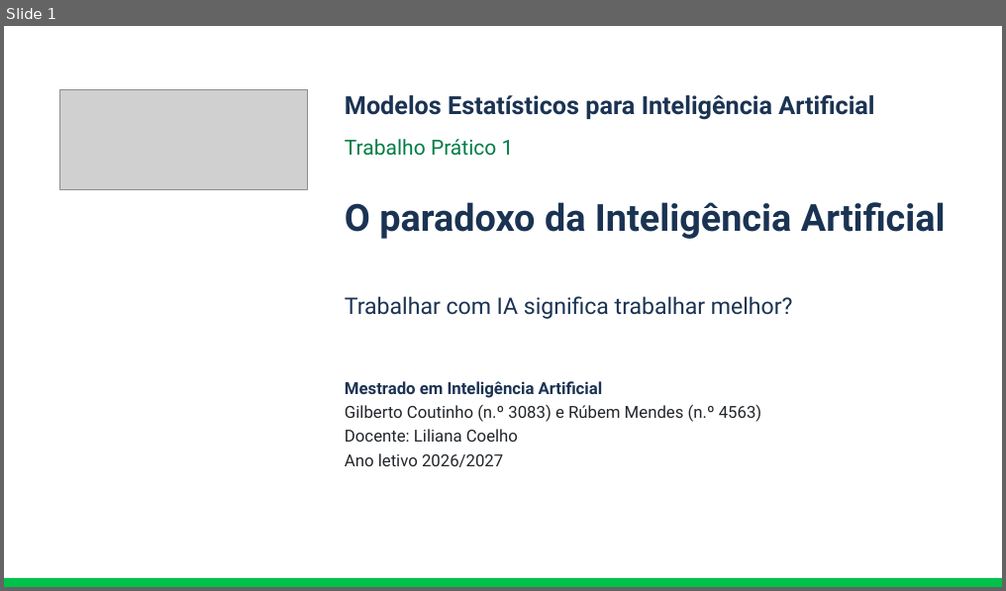
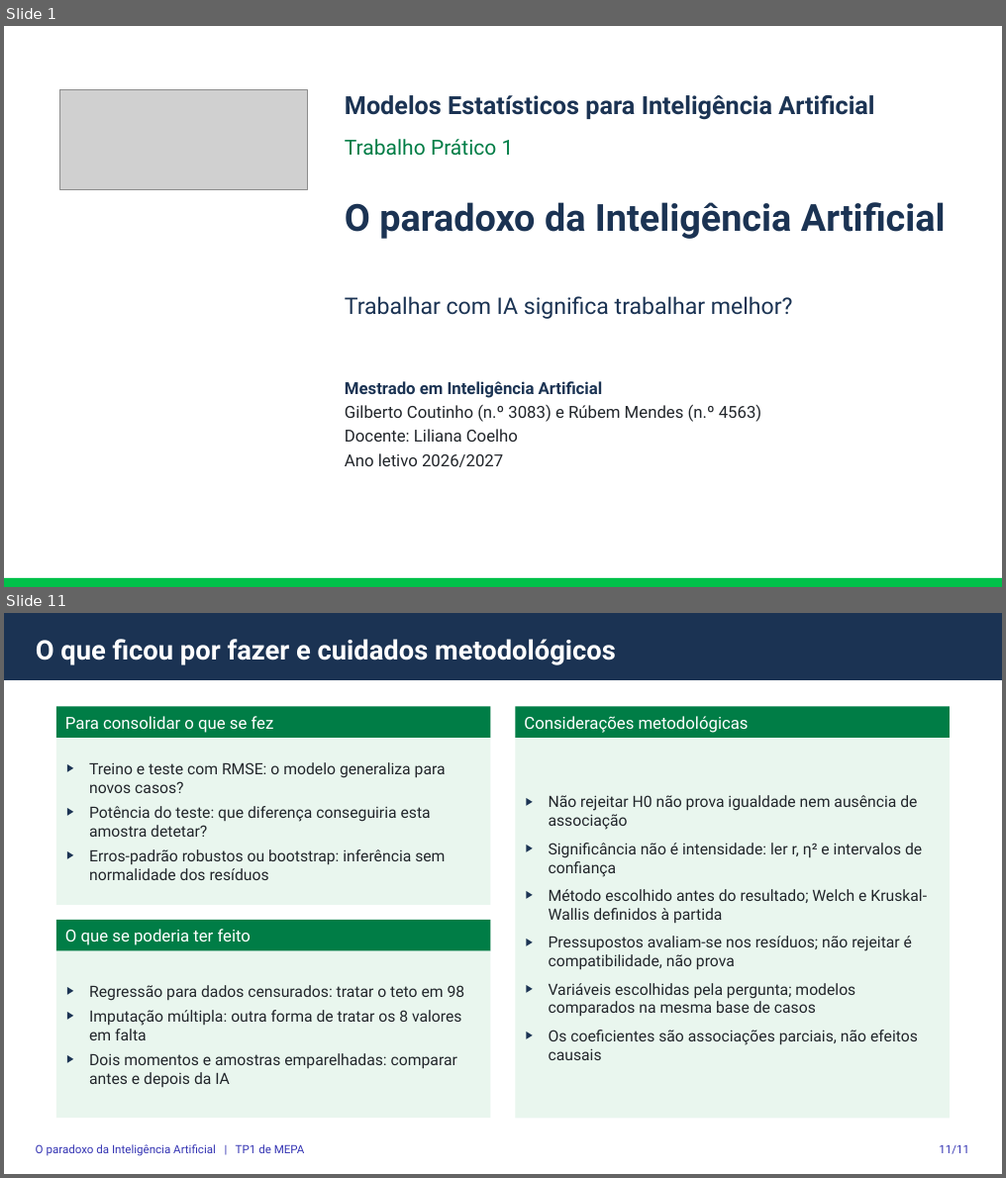
Before and after one commit to gcoutinho-ipca/tp1-mepa-ia-produtividade, a slide deck: Apresentacao_Defesa_TP1_MEPA.pptx. Shown one above the other, each under a label of ours: slide 1 before the commit, slides 1 and 11 after it; the slides between them are not shown. The pictures are 1006x591 and 1006x1178 pixels, drawn with LibreOffice and Linux fonts; fonts in the diff are those of the drawing; grey boxes stand for pictures. Boxes give left, top, right and bottom in pixels: in the first picture for what was removed or moved away, otherwise in the second. Text is boxed around its words. In the diff, an @@ line names an element or a change of style, - is before the commit and + after.

```diff
--- a/Apresentacao_Defesa_TP1_MEPA.pptx
+++ b/Apresentacao_Defesa_TP1_MEPA.pptx
@@ slide 11 added at box(4, 613, 1002, 1174), background #FFFFFF @@
@@ rectangle added at box(4, 613, 1002, 680), fill #1B3353 @@
@@ title added at box(36, 639, 616, 665), 26 pt, text #FFFFFF, bold @@
+O que ficou por fazer e cuidados metodológicos
@@ rectangle added at box(56, 707, 491, 738), fill #007D46, 16 pt, text #FFFFFF @@
+Para consolidar o que se fez
@@ rectangle added at box(515, 707, 949, 738), fill #007D46, 16 pt, text #FFFFFF @@
+Considerações metodológicas
@@ rectangle added at box(56, 738, 491, 905), fill #E9F6EE, 15 pt, text #22262B @@
+▶ Treino e teste com RMSE: o modelo generaliza para novos casos?
+▶ Potência do teste: que diferença conseguiria esta amostra detetar?
+▶ Erros-padrão robustos ou bootstrap: inferência sem normalidade dos resíduos
@@ rectangle added at box(515, 738, 949, 1118), fill #E9F6EE, 15 pt, text #22262B @@
+▶ Não rejeitar H0 não prova igualdade nem ausência de associação
+▶ Significância não é intensidade: ler r, η² e intervalos de confiança
+▶ Método escolhido antes do resultado; Welch e Kruskal-Wallis definidos à partida
+▶ Pressupostos avaliam-se nos resíduos; não rejeitar é compatibilidade, não prova
+▶ Variáveis escolhidas pela pergunta; modelos comparados na mesma base de casos
+▶ Os coeficientes são associações parciais, não efeitos causais
@@ rectangle added at box(56, 920, 491, 952), fill #007D46, 16 pt, text #FFFFFF @@
+O que se poderia ter feito
@@ rectangle added at box(56, 952, 491, 1118), fill #E9F6EE, 15 pt, text #22262B @@
+▶ Regressão para dados censurados: tratar o teto em 98
+▶ Imputação múltipla: outra forma de tratar os 8 valores em falta
+▶ Dois momentos e amostras emparelhadas: comparar antes e depois da IA
@@ text added at box(36, 1145, 305, 1157), 11 pt, text #3333B3 @@
+O paradoxo da Inteligência Artificial | TP1 de MEPA
@@ text added at box(939, 1146, 969, 1155), 11 pt, text #3333B3 @@
+11/11
```
Also in this commit, not shown: 9 slides changed, 5 other files.
